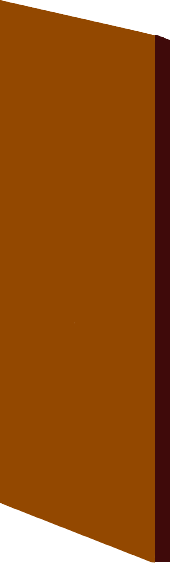
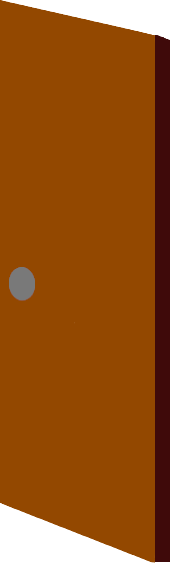
Before/after of a w=170, h=563 layered artwork. What changed in the layer stack:
painted on "Backdoor (Open)" over [left=9, top=267, right=35, bottom=301]
